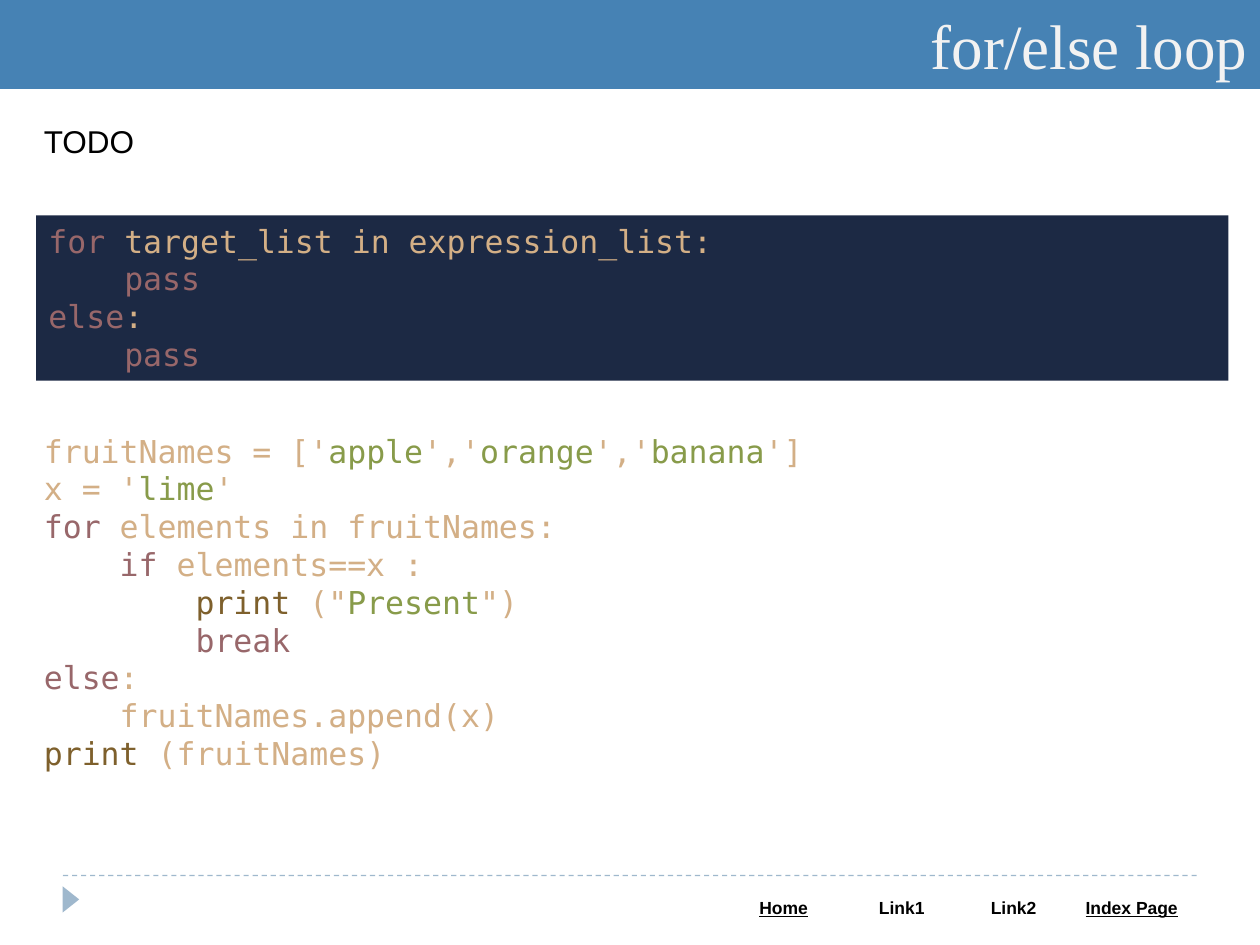
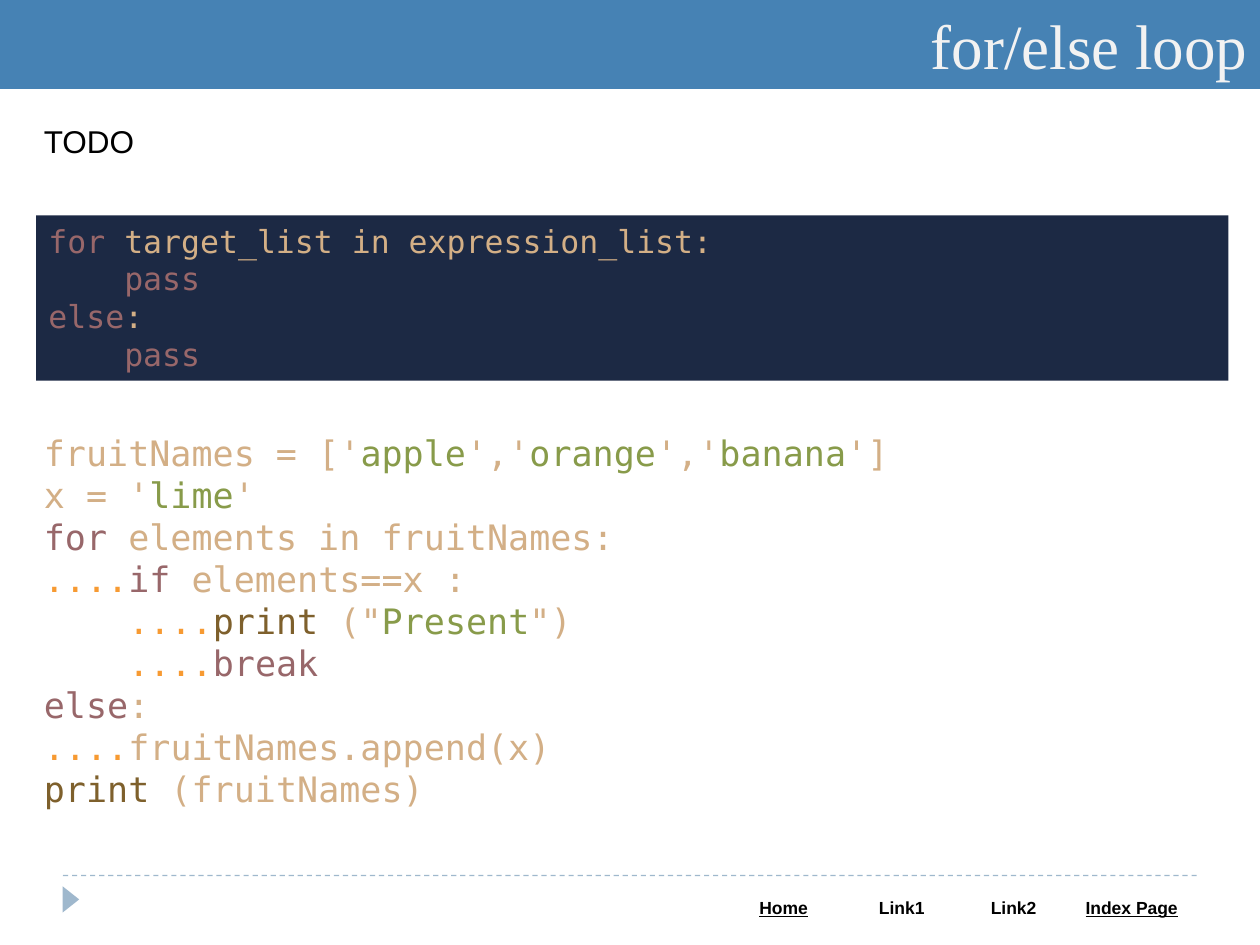
Before and after one commit to Saleel-Bagde-drive/Python-and-Web-PPTs, a slide deck: slide 38 of Python.pptx (slide 32 before the commit). Drawn at 1260x945 pixels with LibreOffice and Linux fonts; fonts in the diff are those of the drawing. Boxes give left, top, right and bottom in pixels: in the first picture for what was removed or moved away, otherwise in the second. Text is boxed around its words. In the diff, an @@ line names an element or a change of style, - is before the commit and + after.

```diff
--- a/Python.pptx
+++ b/Python.pptx
@@ text at (44,439,888,810): size 18 to 20 pt in "fruitNames = ['apple','orange','banana']", "x = 'lime'", "for elements in fruitNames:", "else:" and 1 more places @@
@@ text at (44,565,571,677): text changed; size 18 to 20 pt @@
-if elements==x :
-print ("Present")
-break
+....if elements==x :
+....print ("Present")
+....break
@@ text at (44,733,551,767): text changed; size 18 to 20 pt @@
-fruitNames.append(x)
+....fruitNames.append(x)
```
Also in this commit, not shown: 14 other slides changed, 10 slides added, 2 slides removed, 1 other file.
